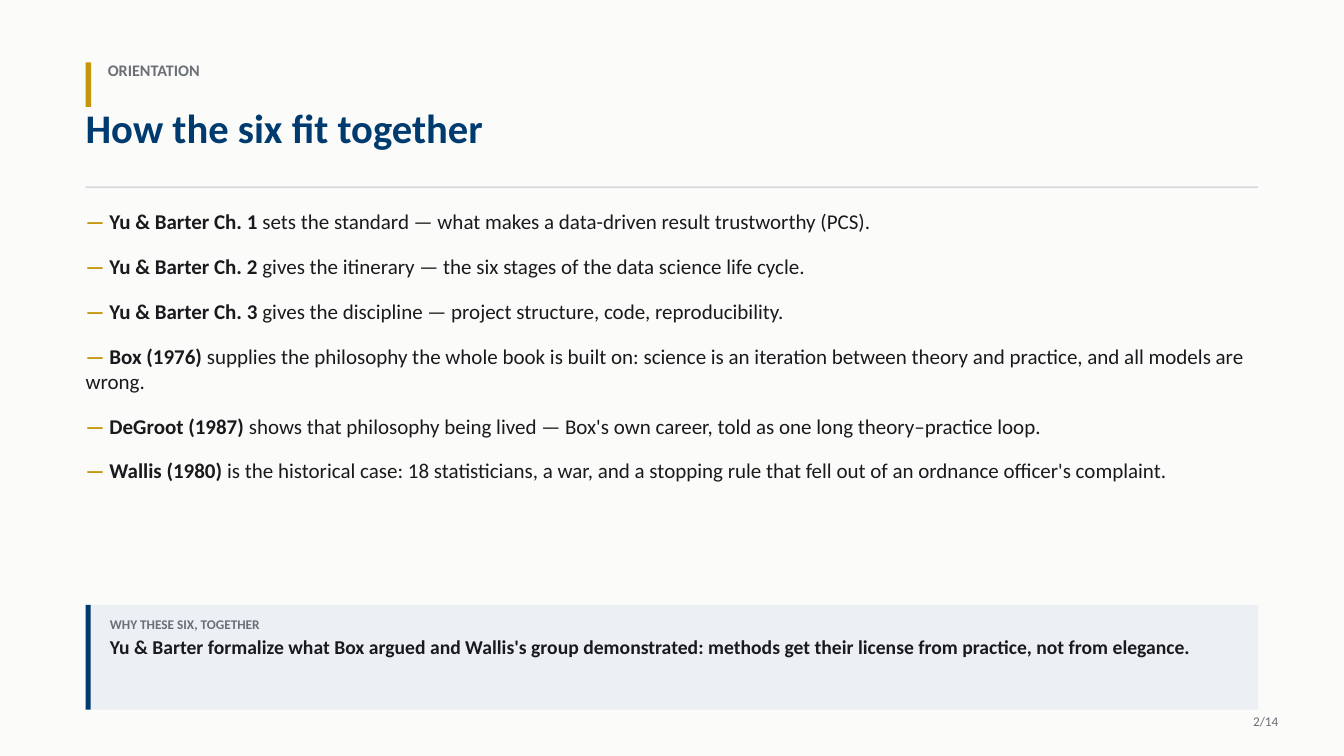
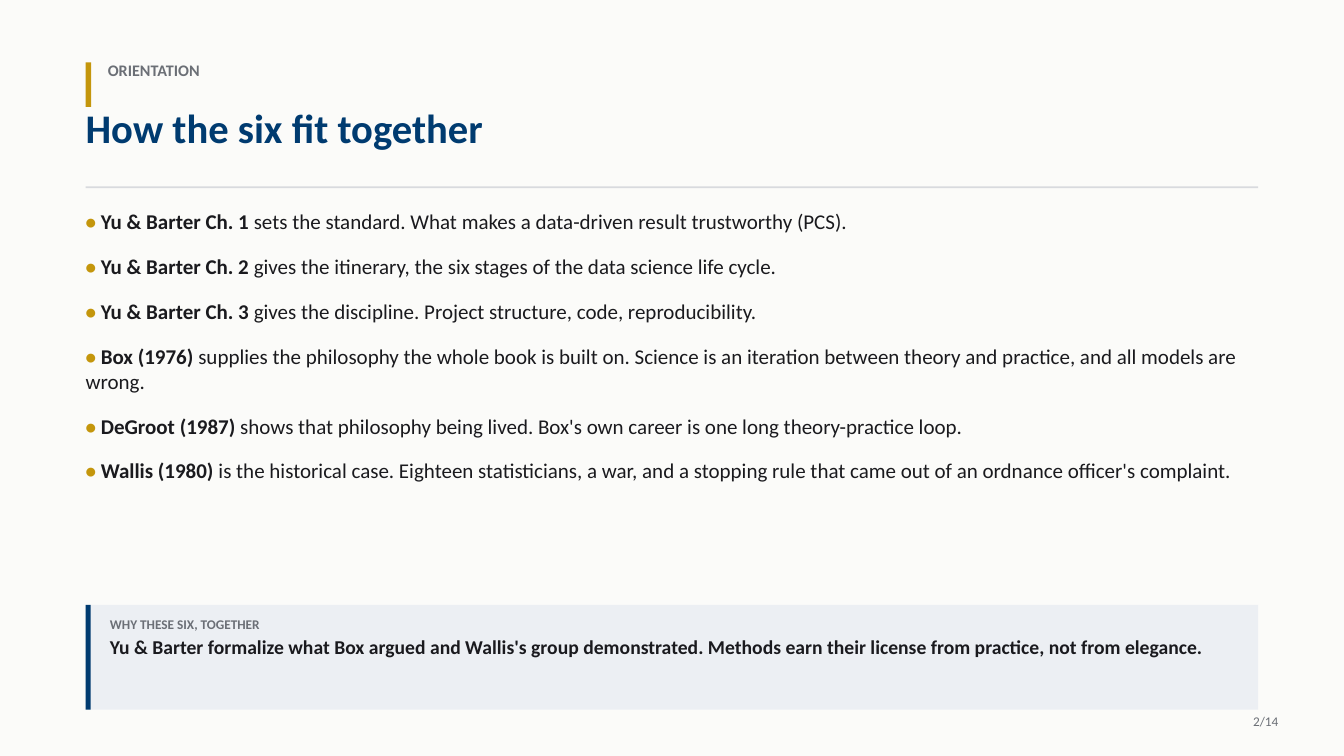
Before and after one commit to Ivar-Rydstrom/stat-215a-notes, a slide deck: slide 2 of readings/lecture1/lecture1.pptx. Drawn at 1344x756 pixels with LibreOffice and Linux fonts; fonts in the diff are those of the drawing. Boxes give left, top, right and bottom in pixels: in the first picture for what was removed or moved away, otherwise in the second. Text is boxed around its words. In the diff, an @@ line names an element or a change of style, - is before the commit and + after.

```diff
--- a/readings/lecture1/lecture1.pptx
+++ b/readings/lecture1/lecture1.pptx
@@ text at (86, 214, 1236, 482): text changed @@
-— Yu & Barter Ch. 1 sets the standard — what makes a data-driven result trustworthy (PCS).
-— Yu & Barter Ch. 2 gives the itinerary — the six stages of the data science life cycle.
-— Yu & Barter Ch. 3 gives the discipline — project structure, code, reproducibility.
-— Box (1976) supplies the philosophy the whole book is built on: science is an iteration between theory and practice, and all models are wrong.
-— DeGroot (1987) shows that philosophy being lived — Box's own career, told as one long theory–practice loop.
-— Wallis (1980) is the historical case: 18 statisticians, a war, and a stopping rule that fell out of an ordnance officer's complaint.
+• Yu & Barter Ch. 1 sets the standard. What makes a data-driven result trustworthy (PCS).
+• Yu & Barter Ch. 2 gives the itinerary, the six stages of the data science life cycle.
+• Yu & Barter Ch. 3 gives the discipline. Project structure, code, reproducibility.
+• Box (1976) supplies the philosophy the whole book is built on. Science is an iteration between theory and practice, and all models are wrong.
+• DeGroot (1987) shows that philosophy being lived. Box's own career is one long theory-practice loop.
+• Wallis (1980) is the historical case. Eighteen statisticians, a war, and a stopping rule that came out of an ordnance officer's complaint.
@@ text at (110, 640, 1202, 658): text changed @@
-Yu & Barter formalize what Box argued and Wallis's group demonstrated: methods get their license from practice, not from elegance.
+Yu & Barter formalize what Box argued and Wallis's group demonstrated. Methods earn their license from practice, not from elegance.
```
Also in this commit, not shown: 13 other slides changed, 1 other file.
